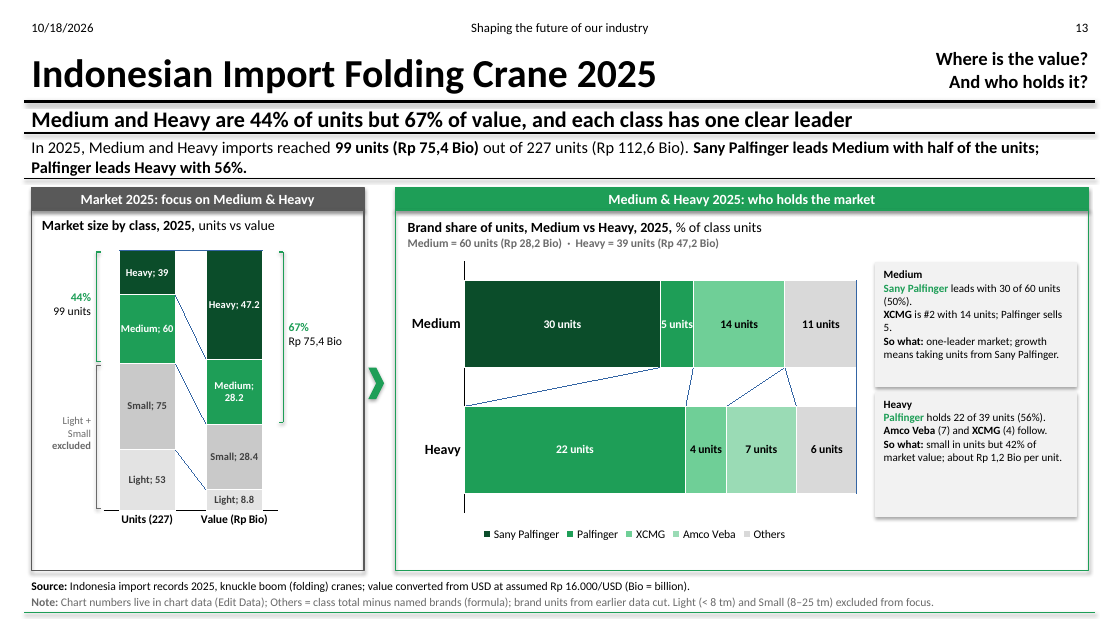
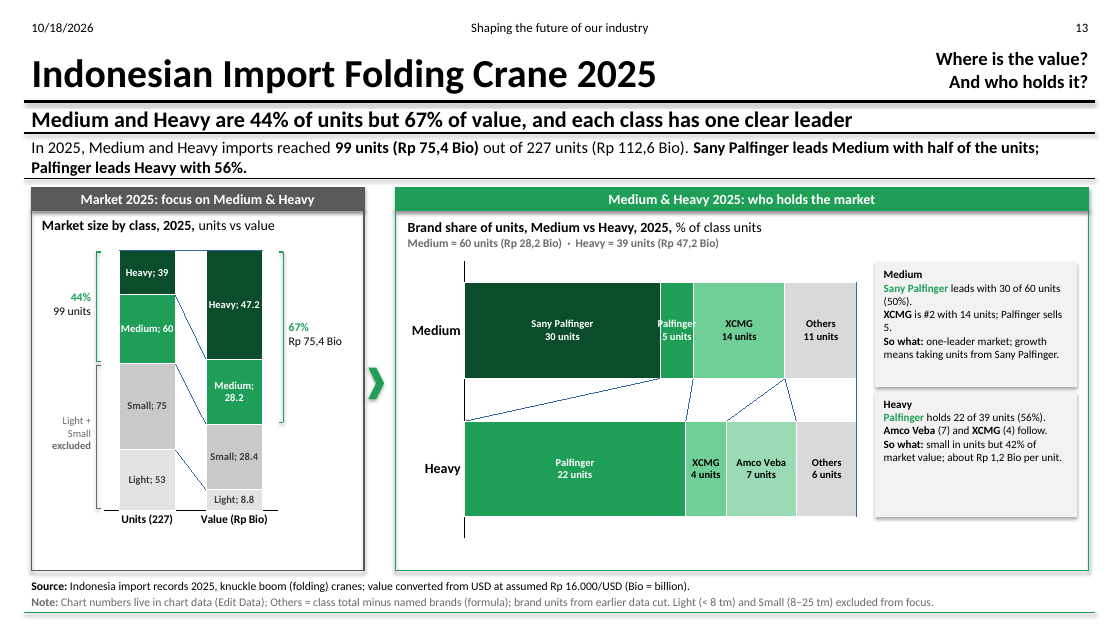
Before and after one commit to Godson7777/6month, a slide deck: slide 1 of nedp_deck/Slide_2025_Medium_Heavy_Funnel.pptx. Drawn at 1120x630 pixels with LibreOffice and Linux fonts; fonts in the diff are those of the drawing. Boxes give left, top, right and bottom in pixels: in the first picture for what was removed or moved away, otherwise in the second. Text is boxed around its words. In the diff, an @@ line names an element or a change of style, - is before the commit and + after.

```diff
--- a/nedp_deck/Slide_2025_Medium_Heavy_Funnel.pptx
+++ b/nedp_deck/Slide_2025_Medium_Heavy_Funnel.pptx
@@ bar stacked 100% chart at [402, 255, 866, 544] @@
@@ data labels of Sany Palfinger changed @@
@@ data labels of Palfinger changed @@
@@ data labels of XCMG changed @@
@@ data labels of Amco Veba changed @@
@@ data labels of Others changed @@
@@ legend changed @@
```
Also in this commit, not shown: 1 other file.
